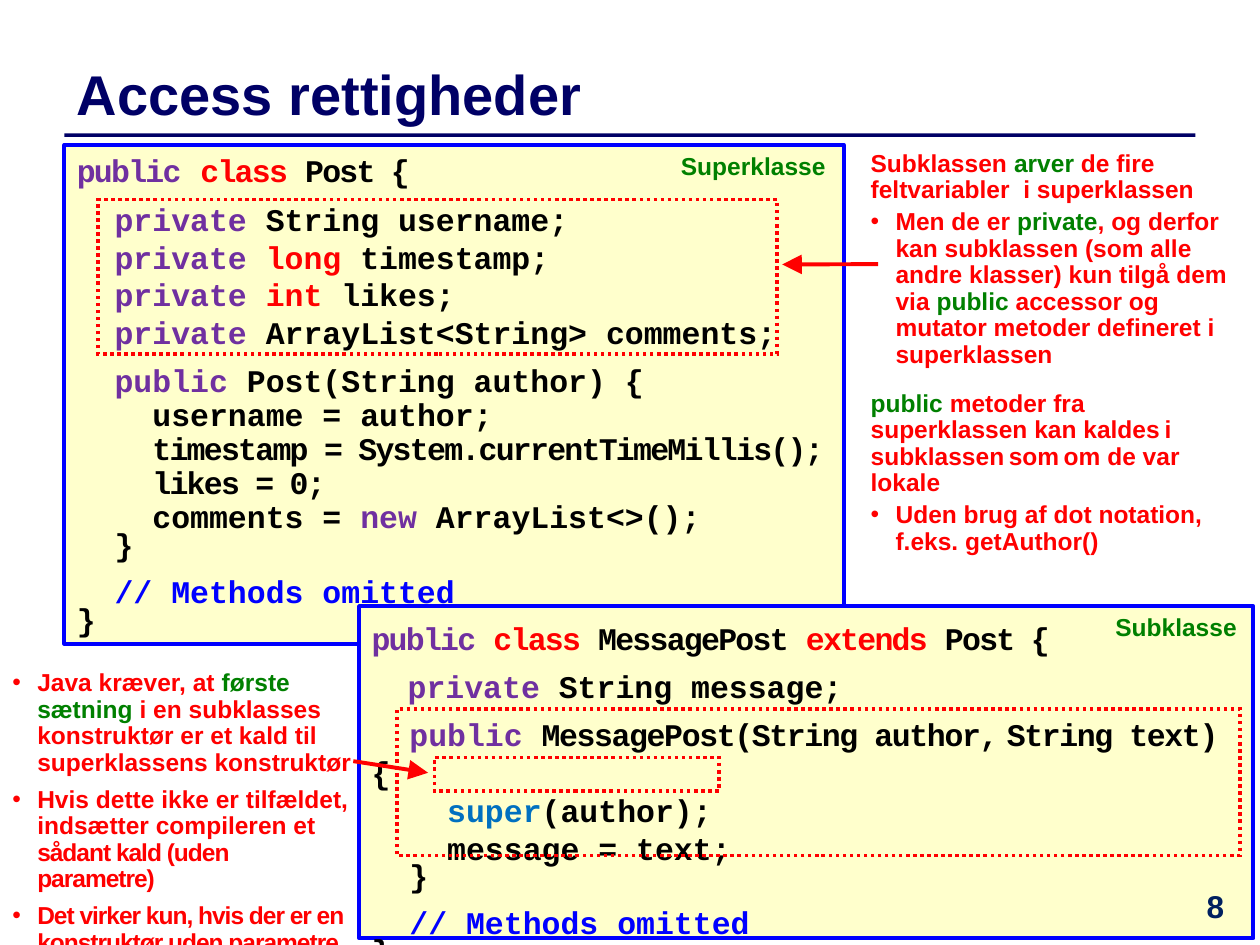
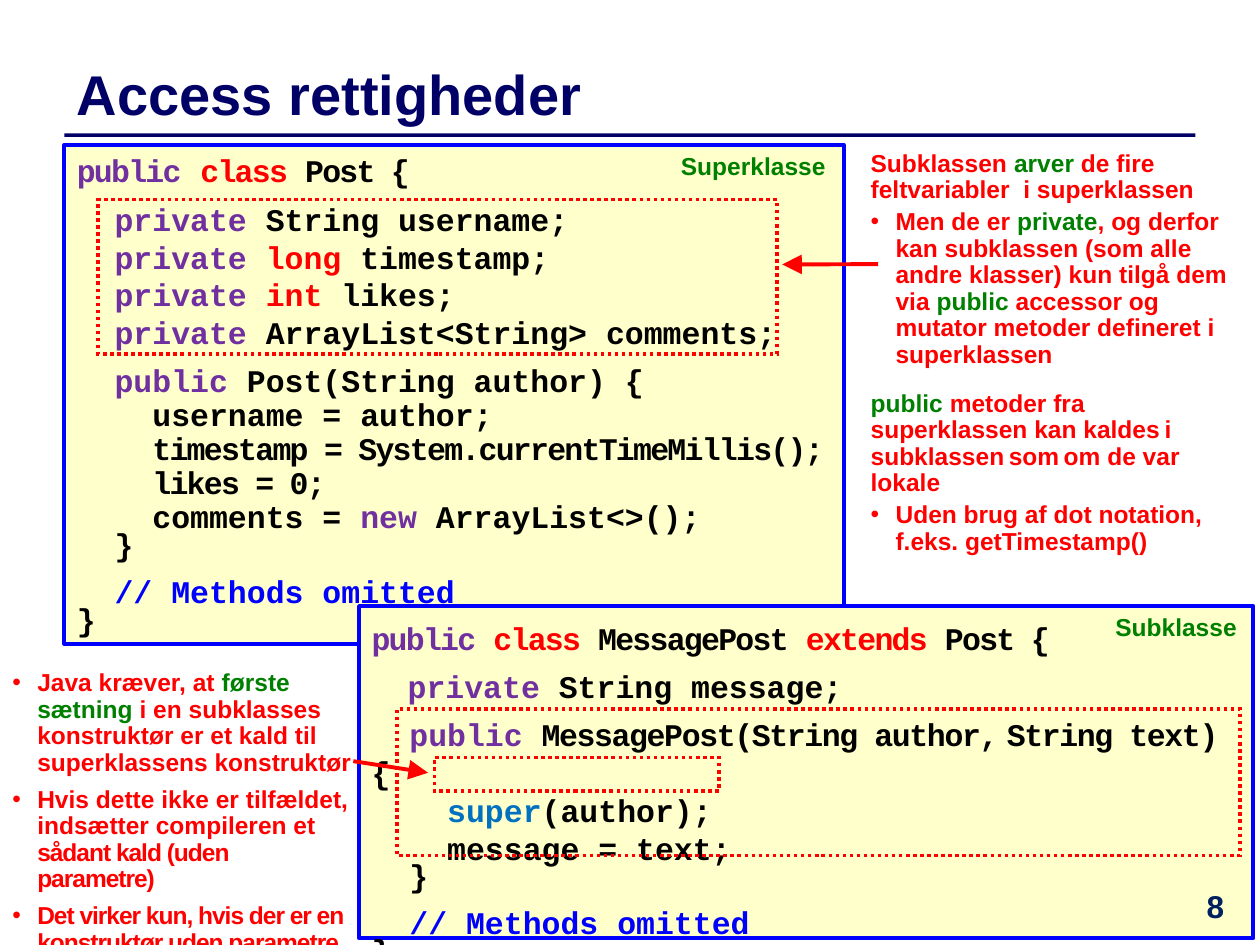
Before and after one commit to IntProgAU/Materiale, a slide deck: slide 8 of web/e22/uge_11/Slides-Uge11.pptx. Drawn at 1260x945 pixels with LibreOffice and Linux fonts; fonts in the diff are those of the drawing. Boxes give left, top, right and bottom in pixels: in the first picture for what was removed or moved away, otherwise in the second. Text is boxed around its words. In the diff, an @@ line names an element or a change of style, - is before the commit and + after.

```diff
--- a/web/e22/uge_11/Slides-Uge11.pptx
+++ b/web/e22/uge_11/Slides-Uge11.pptx
@@ text at [896,505,1202,555]: text changed @@
-• Uden brug af dot notation,
-  f.eks. getAuthor()
+• Uden brug af dot notation,
+  f.eks. getTimestamp()
```
Also in this commit, not shown: 18 other slides changed, 1 other file.
